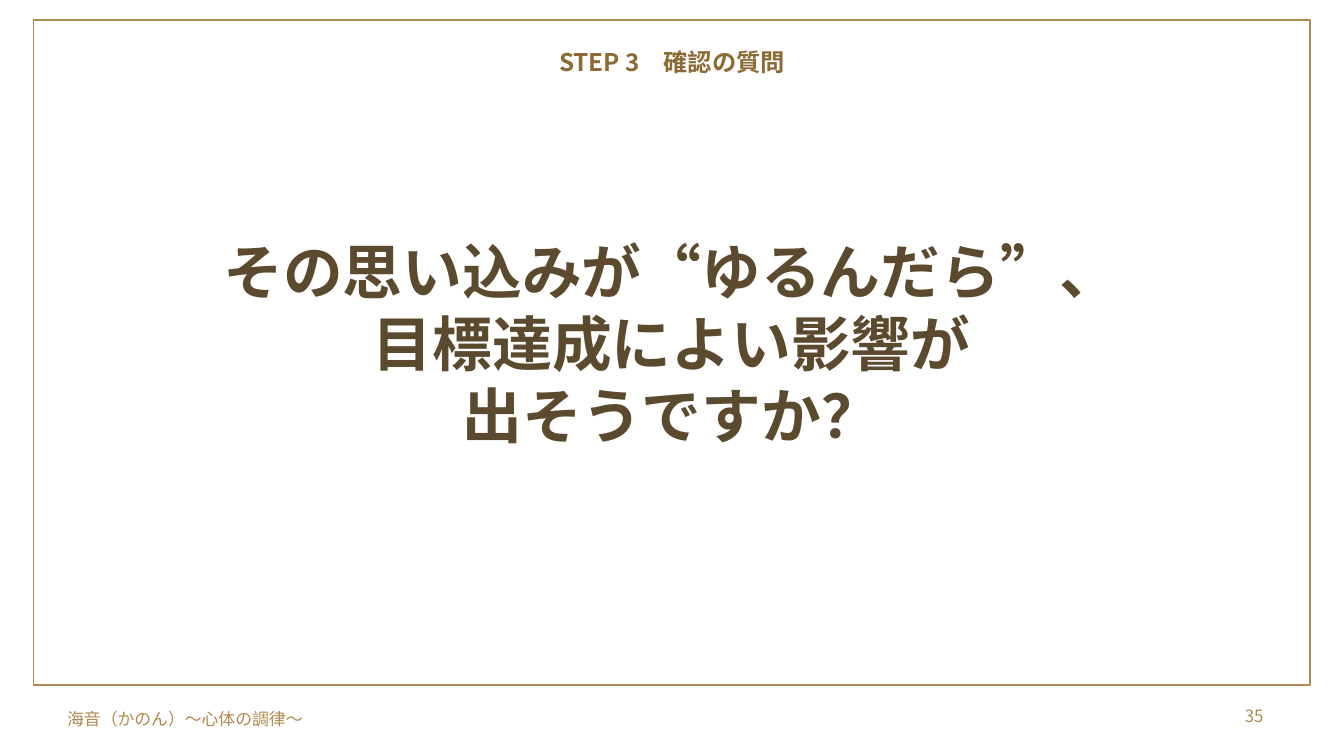
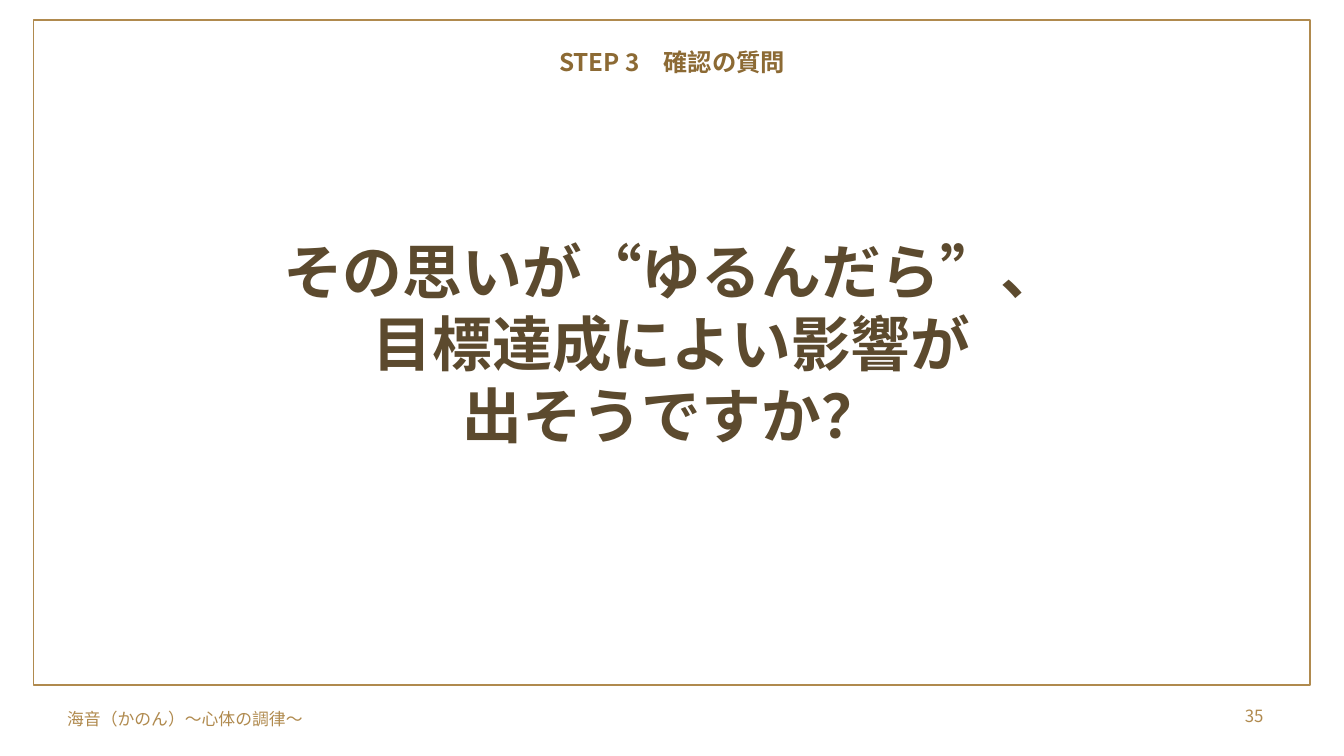
Before and after one commit to y-takahashi-cmd/MyBrain, a slide deck: slide 35 of 20_Projects/海音_心体の調律/単発/仁部あきえさん/20261028_仁部あきえさん_お金のブロック単発セッション.pptx. Drawn at 1344x756 pixels with LibreOffice and Linux fonts; fonts in the diff are those of the drawing; background and template pictures are left out. Boxes give left, top, right and bottom in pixels: in the first picture for what was removed or moved away, otherwise in the second. Text is boxed around its words. In the diff, an @@ line names an element or a change of style, - is before the commit and + after.

```diff
--- a/20_Projects/海音_心体の調律/単発/仁部あきえさん/20261028_仁部あきえさん_お金のブロック単発セッション.pptx
+++ b/20_Projects/海音_心体の調律/単発/仁部あきえさん/20261028_仁部あきえさん_お金のブロック単発セッション.pptx
@@ title at (283, 242, 1060, 299): text changed @@
-その思い込みが“ゆるんだら”、
+その思いが“ゆるんだら”、
```
Also in this commit, not shown: 2 other slides changed, 1 other file.
